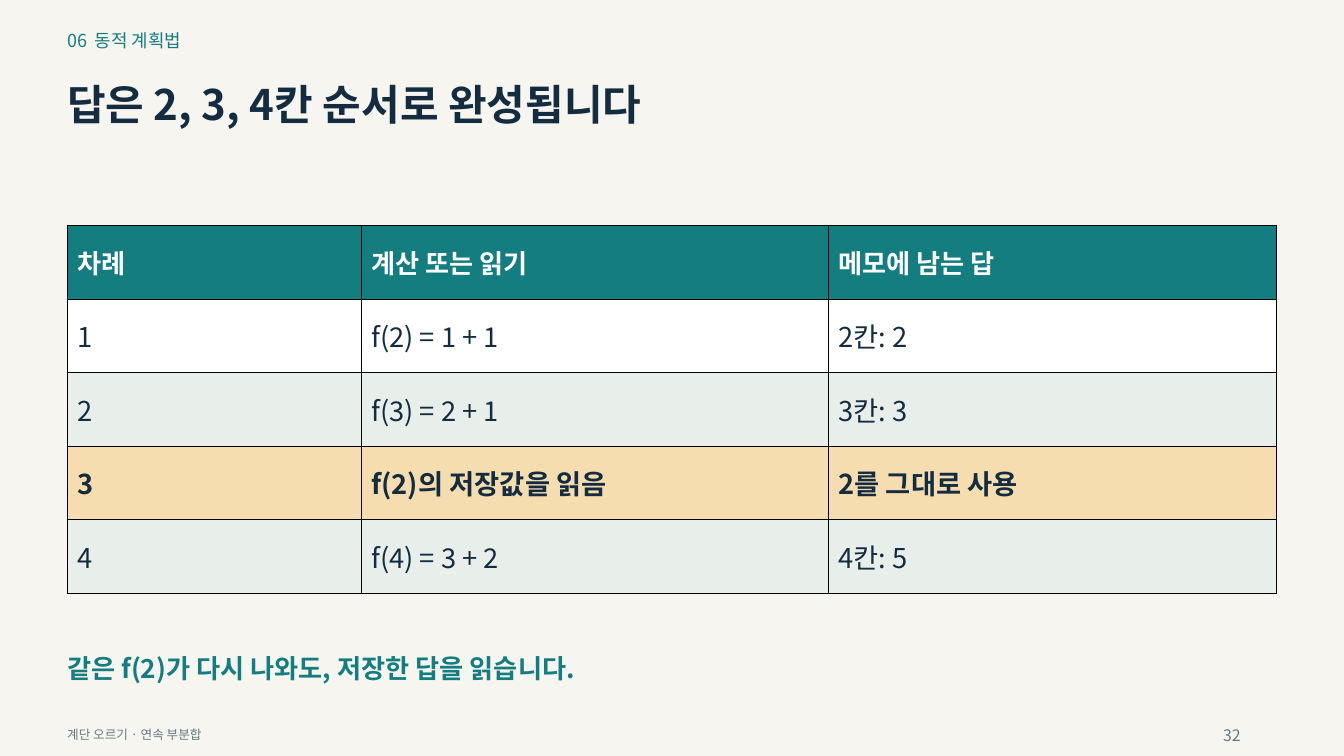
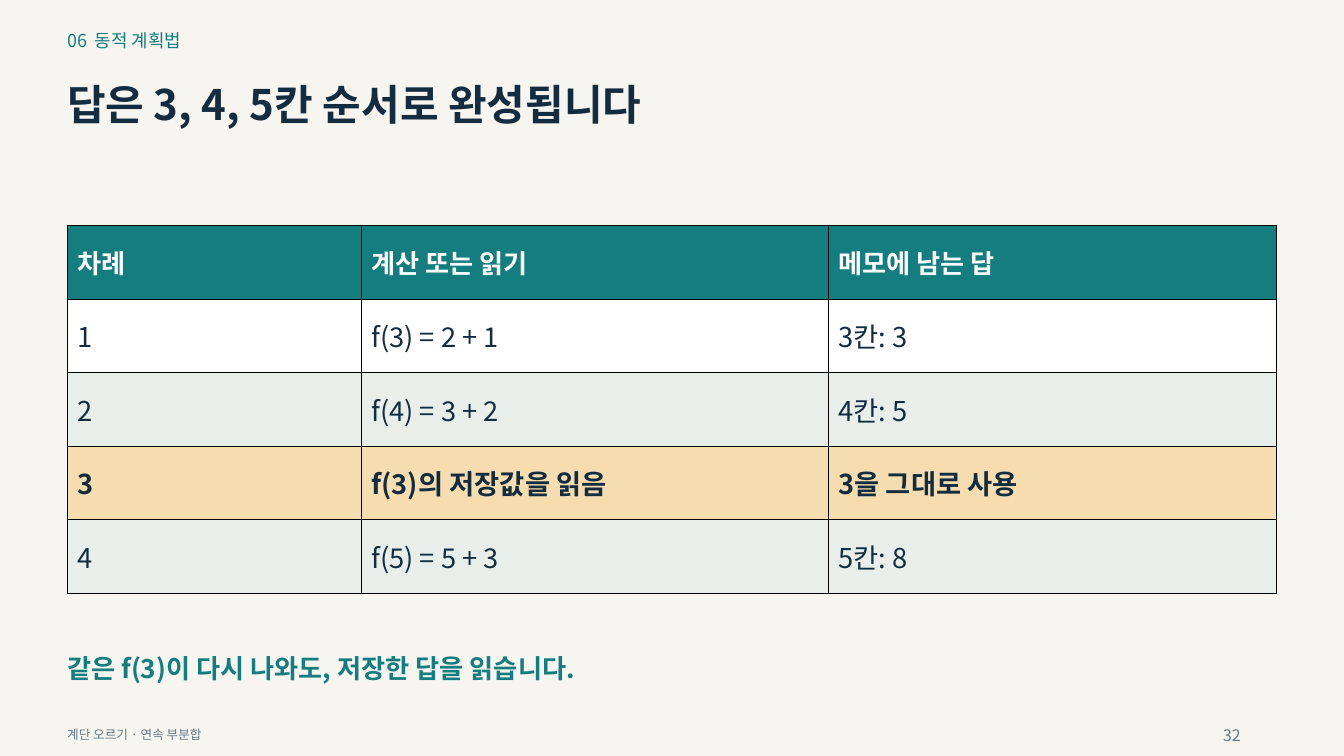
Before and after one commit to Sangdon-Park/Sangdon-Park.github.io, a slide deck: slide 32 of data/알고리즘/6장_동적_계획법.pptx. Drawn at 1344x756 pixels with LibreOffice and Linux fonts; fonts in the diff are those of the drawing. Boxes give left, top, right and bottom in pixels: in the first picture for what was removed or moved away, otherwise in the second. Text is boxed around its words. In the diff, an @@ line names an element or a change of style, - is before the commit and + after.

```diff
--- a/data/알고리즘/6장_동적_계획법.pptx
+++ b/data/알고리즘/6장_동적_계획법.pptx
@@ text at box(67, 84, 641, 129): text changed @@
-답은 2, 3, 4칸 순서로 완성됩니다
+답은 3, 4, 5칸 순서로 완성됩니다
@@ table at box(68, 226, 1278, 594) @@
-row 2, column 2: f(2) = 1 + 1
+row 2, column 2: f(3) = 2 + 1
-row 2, column 3: 2칸: 2
+row 2, column 3: 3칸: 3
-row 3, column 2: f(3) = 2 + 1
+row 3, column 2: f(4) = 3 + 2
-row 3, column 3: 3칸: 3
+row 3, column 3: 4칸: 5
-row 4, column 2: f(2)의 저장값을 읽음
+row 4, column 2: f(3)의 저장값을 읽음
-row 4, column 3: 2를 그대로 사용
+row 4, column 3: 3을 그대로 사용
-row 5, column 2: f(4) = 3 + 2
+row 5, column 2: f(5) = 5 + 3
-row 5, column 3: 4칸: 5
+row 5, column 3: 5칸: 8
@@ text at box(67, 656, 575, 684): text changed @@
-같은 f(2)가 다시 나와도, 저장한 답을 읽습니다.
+같은 f(3)이 다시 나와도, 저장한 답을 읽습니다.
```
Also in this commit, not shown: 24 other slides changed, 19 other files.
